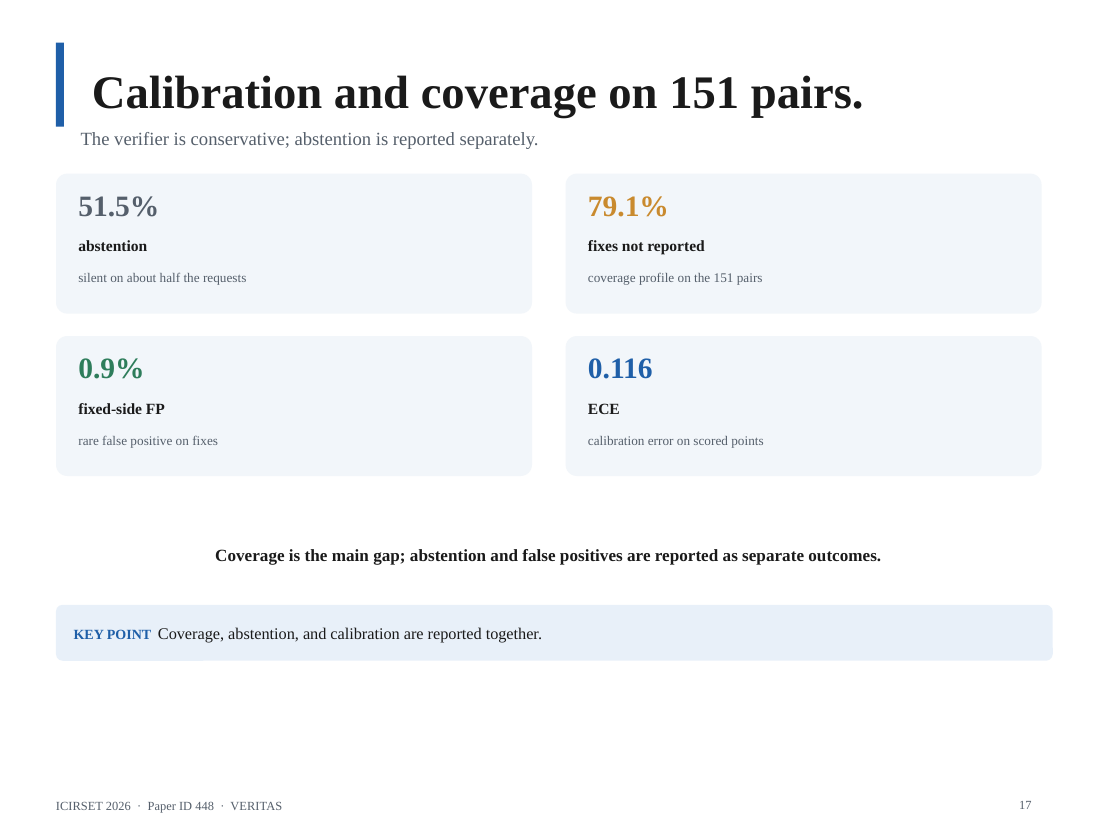
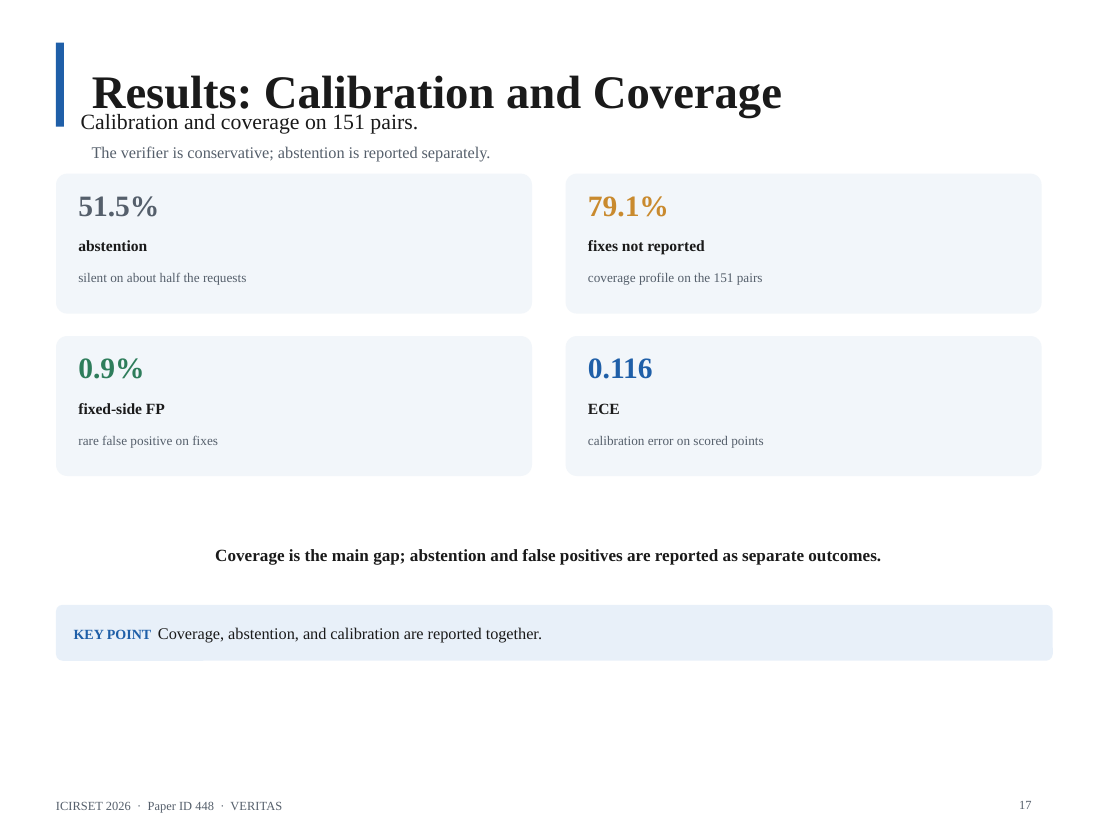
Before and after one commit to AmonWasHere/Proto, a slide deck: slide 17 of paper/ICIRSET-26_VERITAS_Presentation.pptx. Drawn at 1120x840 pixels with LibreOffice and Linux fonts; fonts in the diff are those of the drawing. Boxes give left, top, right and bottom in pixels: in the first picture for what was removed or moved away, otherwise in the second. Text is boxed around its words. In the diff, an @@ line names an element or a change of style, - is before the commit and + after.

Commit message:
Rework slides with section titles matching TOC

```diff
--- a/paper/ICIRSET-26_VERITAS_Presentation.pptx
+++ b/paper/ICIRSET-26_VERITAS_Presentation.pptx
@@ title at bbox=[92, 75, 782, 118]: text changed @@
-Calibration and coverage on 151 pairs.
+Results: Calibration and Coverage
@@ text added at bbox=[81, 114, 418, 134], 14 pt, text #1A1A1A @@
+Calibration and coverage on 151 pairs.
@@ text "The verifier is conservative; abstention ...": place and size @@
-text "The verifier is conservative; abstention ..." at bbox=[81, 132, 539, 149]
+text "The verifier is conservative; abstention ..." at bbox=[92, 146, 491, 162]
@@ text "The verifier is conservative; abstention ..." at bbox=[92, 146, 491, 162]: size 12 to 10.5 pt; line spacing 1.05 to 1 @@
```
Also in this commit, not shown: 15 other slides changed, 1 other file.
